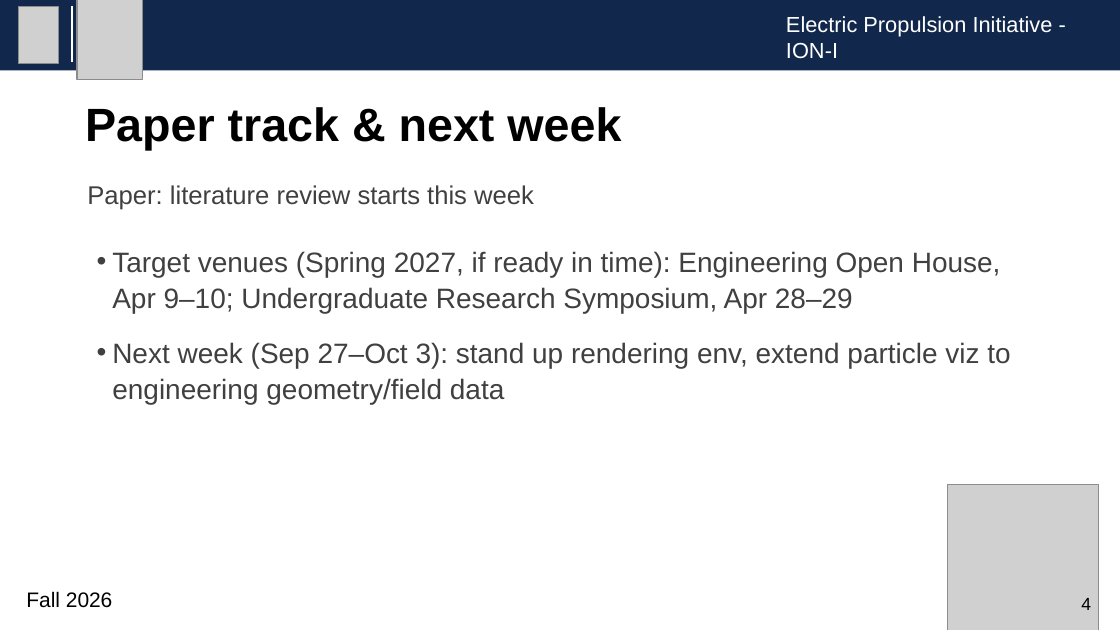
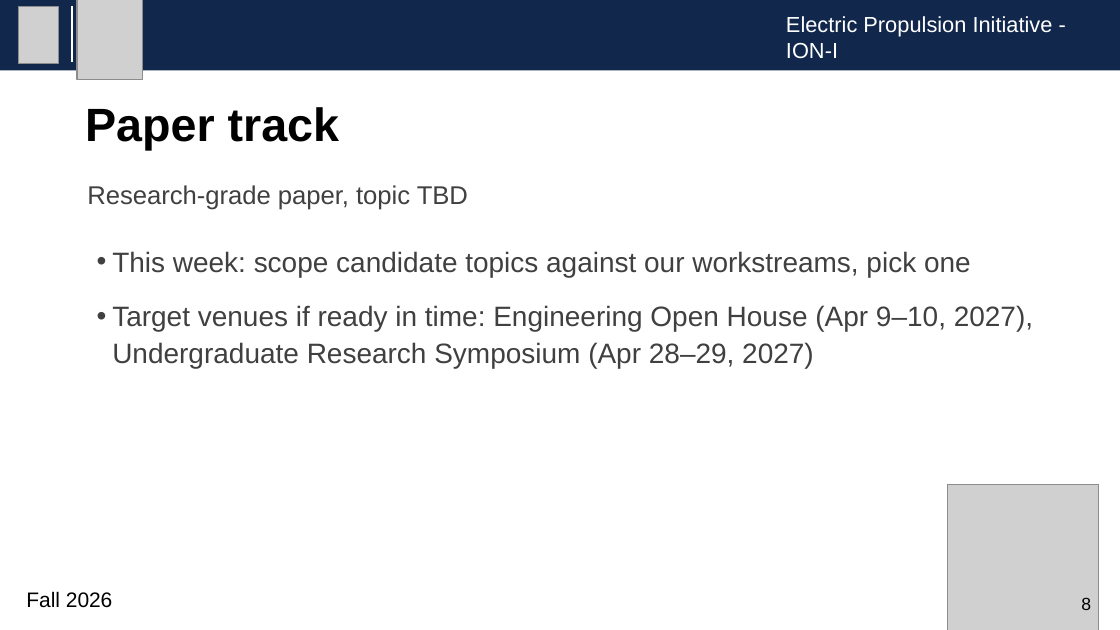
Before and after one commit to quyaoning/ioni-visual, a slide deck: slide 8 of Meeting Slides/2026-09-20_ioni-visual.pptx (slide 4 before the commit). Drawn at 1120x630 pixels with LibreOffice and Linux fonts; fonts in the diff are those of the drawing; grey boxes stand for pictures. Boxes give left, top, right and bottom in pixels: in the first picture for what was removed or moved away, otherwise in the second. Text is boxed around its words. In the diff, an @@ line names an element or a change of style, - is before the commit and + after.

Commit message:
Expand Week 2 meeting slide into a full 30-min agenda

```diff
--- a/Meeting Slides/2026-09-20_ioni-visual.pptx
+++ b/Meeting Slides/2026-09-20_ioni-visual.pptx
@@ title at <box>85,107,339,151</box>: text changed @@
-Paper track & next week
+Paper track
@@ text at <box>87,185,468,210</box>: text changed @@
-Paper: literature review starts this week
+Research-grade paper, topic TBD
@@ text at <box>112,251,1033,368</box>: text changed @@
-• Target venues (Spring 2027, if ready in time): Engineering Open House, Apr 9–10; Undergraduate Research Symposium, Apr 28–29
-• Next week (Sep 27–Oct 3): stand up rendering env, extend particle viz to engineering geometry/field data
+• This week: scope candidate topics against our workstreams, pick one
+• Target venues if ready in time: Engineering Open House (Apr 9–10, 2027), Undergraduate Research Symposium (Apr 28–29, 2027)
@@ text at <box>1081,597,1091,610</box>: text changed @@
-4
+8
```
Also in this commit, not shown: 2 other slides changed, 9 slides added.
